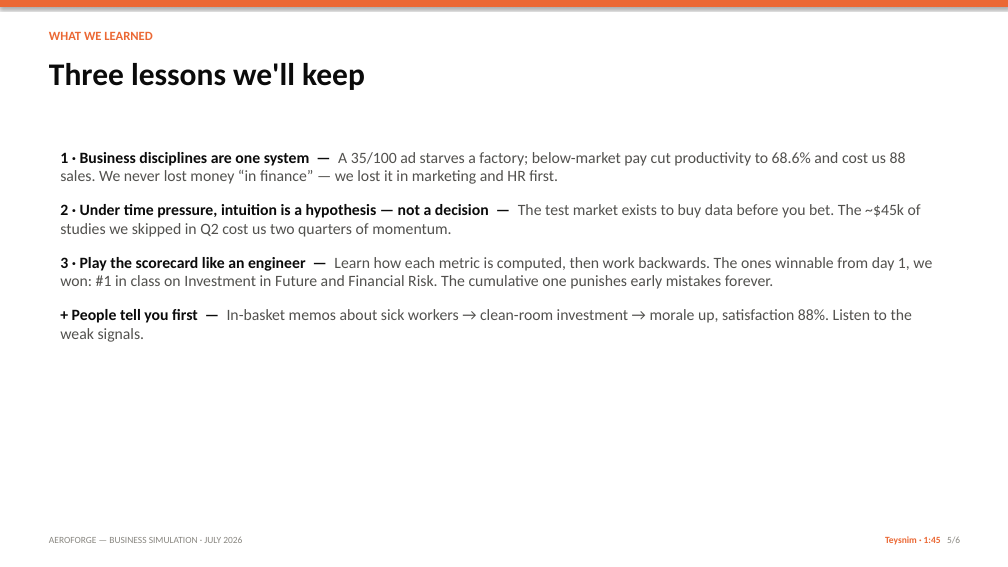
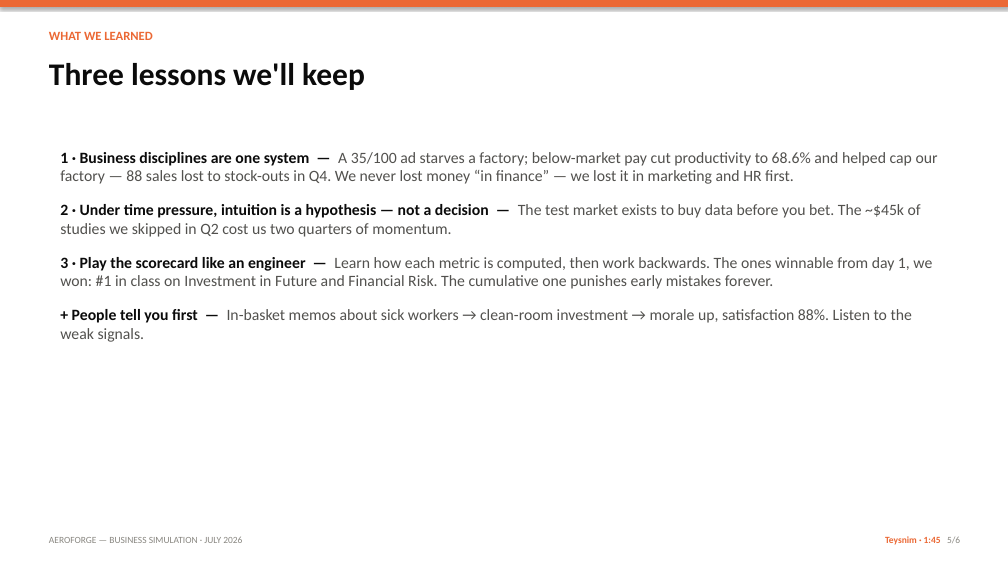
Before and after one commit to aaron-rainier/my-profile-5, a slide deck: slide 5 of business-simulation/AeroForge_Final_Presentation.pptx. Drawn at 1008x567 pixels with LibreOffice and Linux fonts; fonts in the diff are those of the drawing. Boxes give left, top, right and bottom in pixels: in the first picture for what was removed or moved away, otherwise in the second. Text is boxed around its words. In the diff, an @@ line names an element or a change of style, - is before the commit and + after.

```diff
--- a/business-simulation/AeroForge_Final_Presentation.pptx
+++ b/business-simulation/AeroForge_Final_Presentation.pptx
@@ text at (60, 152, 938, 184): text changed @@
-1 · Business disciplines are one system — A 35/100 ad starves a factory; below-market pay cut productivity to 68.6% and cost us 88 sales. We never lost money “in finance” — we lost it in marketing and HR first.
+1 · Business disciplines are one system — A 35/100 ad starves a factory; below-market pay cut productivity to 68.6% and helped cap our factory — 88 sales lost to stock-outs in Q4. We never lost money “in finance” — we lost it in marketing and HR first.
```
Also in this commit, not shown: 2 other slides changed, 2 other files.
